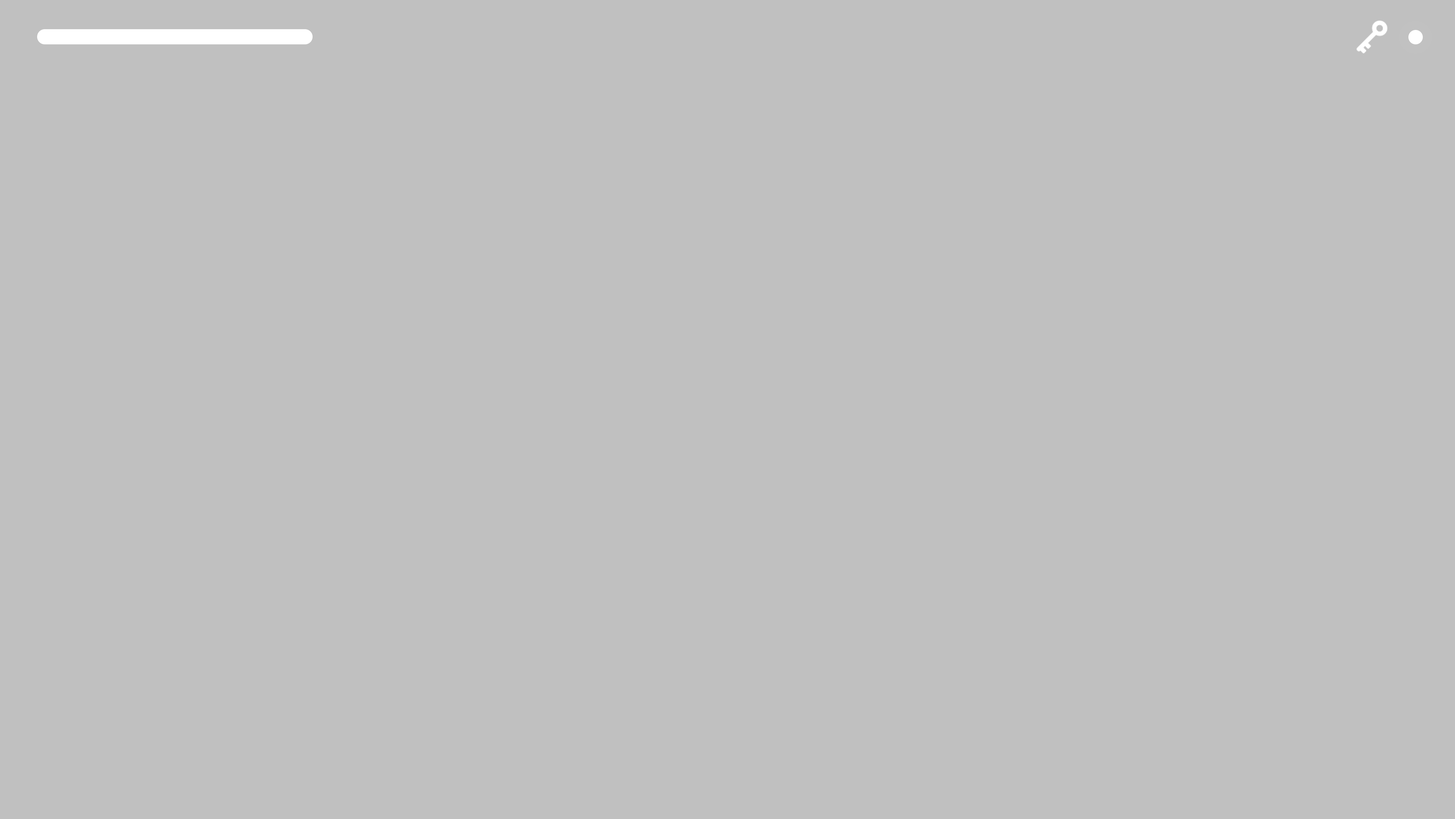
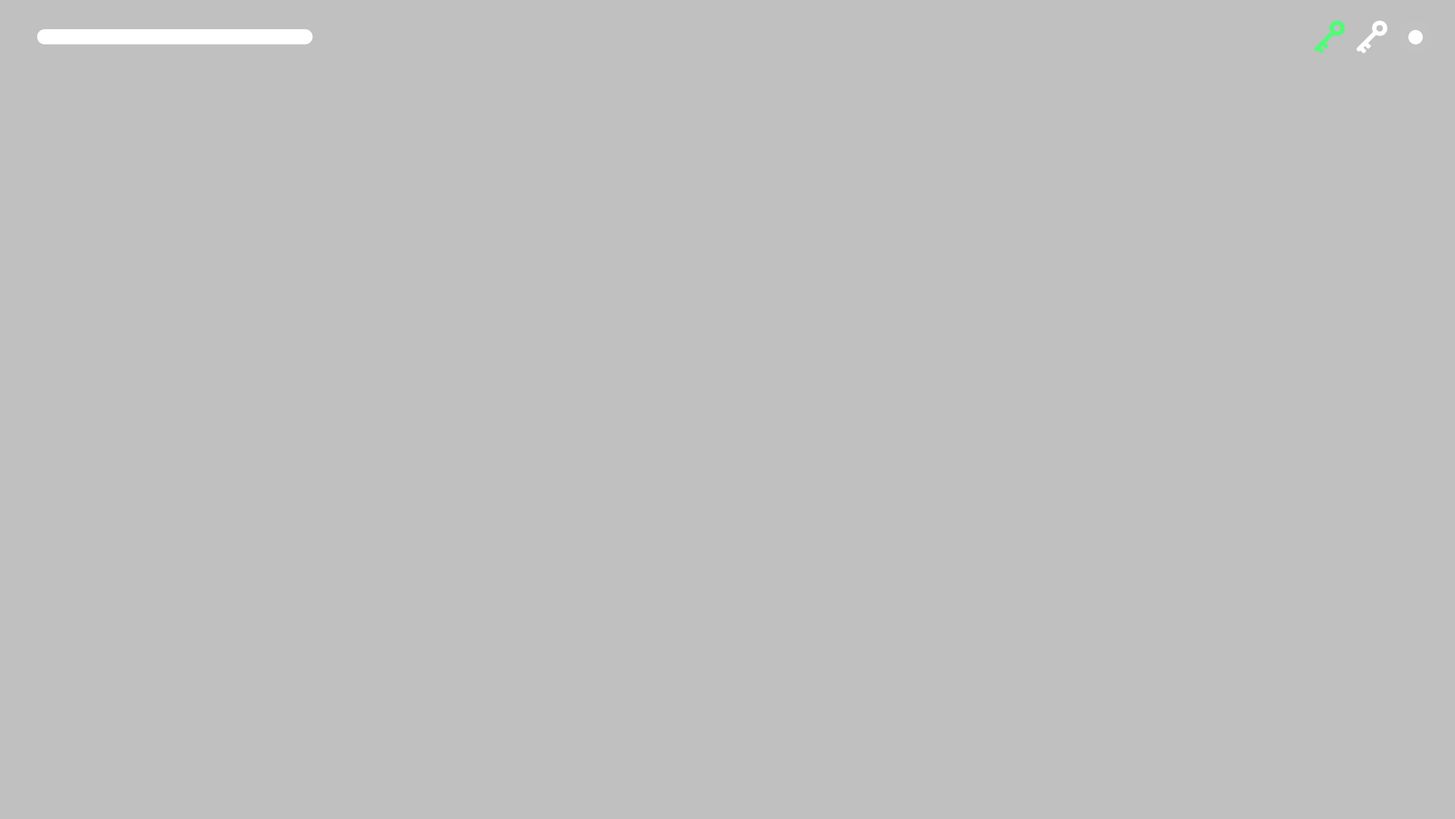
Comparing the layer stacks of the two 1455 × 819 images. Changes:
added layer "Inventory Key Gem" above "Inventory Key" over [1314, 20, 1346, 54]
